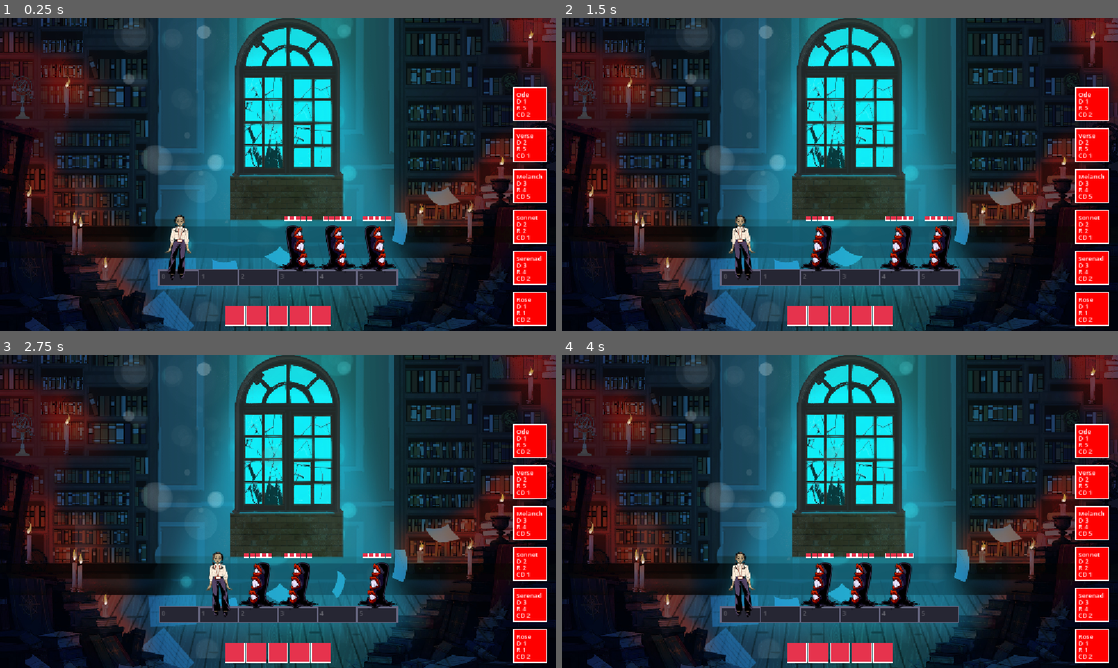
Above: before the commit, frames 1-4 (two rows, left to right).
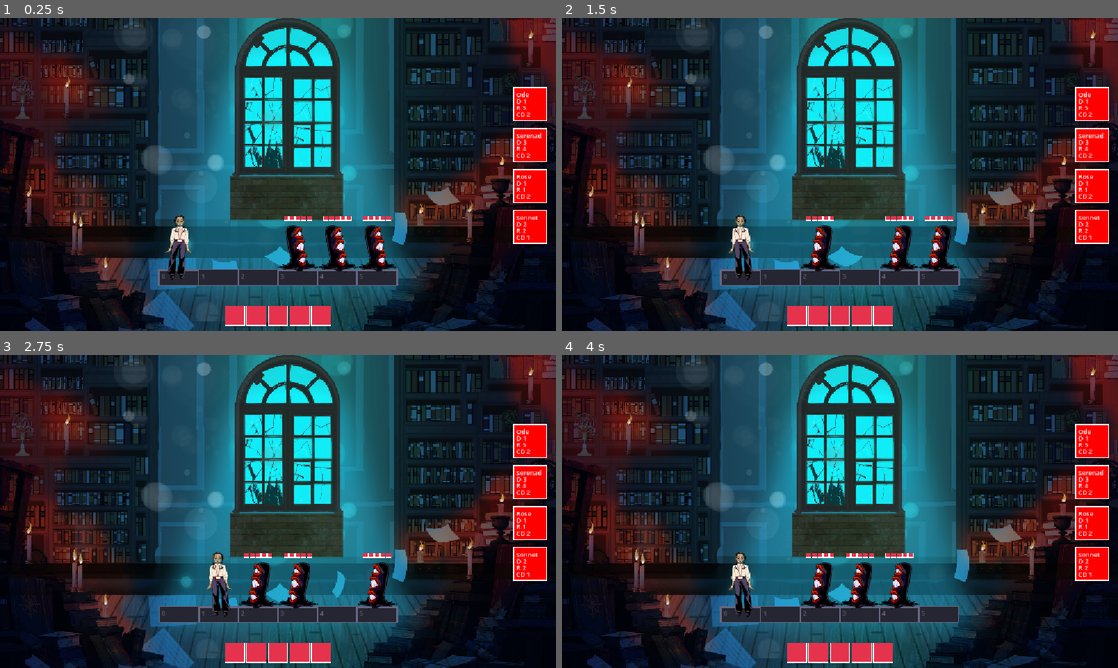
Above: after the commit, the same moments.

Repository: NiorsHaz/GMJ-Instase-2026
Game: Godot game, scene res://Scene/level_test.tscn
Two runs of this game, one before a commit and one after it. Both use one fixed random seed, a clock stepped at 60 frames per second and the inputs below.
Inputs (mouse positions are in pixels of both pictures, inside the frame that each line leads up to):
- Up to frame 1 (0.25 s): no input
- Up to frame 2 (1.5 s): tap Enter (ui_accept) at 0.5, 0.77, 1.25 s; move the mouse to (962, 158) at 0.52 s; hold Right (ui_right) 0.53-1.28 s; tap E at 0.6, 1.35 s; click (962, 158) at 0.67 s; move the mouse to (728, 190) at 1.27 s; hold Left (ui_left) from 1.28 s (still down)
- Up to frame 3 (2.75 s): tap Enter (ui_accept) at 1.52, 2 s; move the mouse to (333, 442) at 2.02 s; release Left (ui_left) at 2.03 s; hold Right (ui_right) from 2.03 s (still down); tap E at 2.1 s
- Up to frame 4 (4 s): tap Enter (ui_accept) at 2.75, 3.02, 3.5, 3.77 s; move the mouse to (812, 574) at 2.77 s; tap E at 2.85, 3.6 s; click (812, 574) at 2.92 s; move the mouse to (1006, 558) at 3.52 s; release Right (ui_right) at 3.53 s; hold Left (ui_left) from 3.53 s (still down)

The runs differ from the first frame. In frame 1, 1.5% of the frame differs, in the area x 92-99%, y 36-99%; in frame 2, 1.5%; in frame 3, 1.5%; in frame 4, 1.5%.

Commit message:
added shuffle and limit the words of player

Diff:
--- a/Scripts/level.gd
+++ b/Scripts/level.gd
@@ -443,6 +443,8 @@
 	cooldown_list.clear()
 	if books != null:
 		var words = books.get_words()
+		words.shuffle()
+		words = words.slice(0, 4)
 		for word in words:
 			var cd = word.cooldown
 			if cd <= 0:
